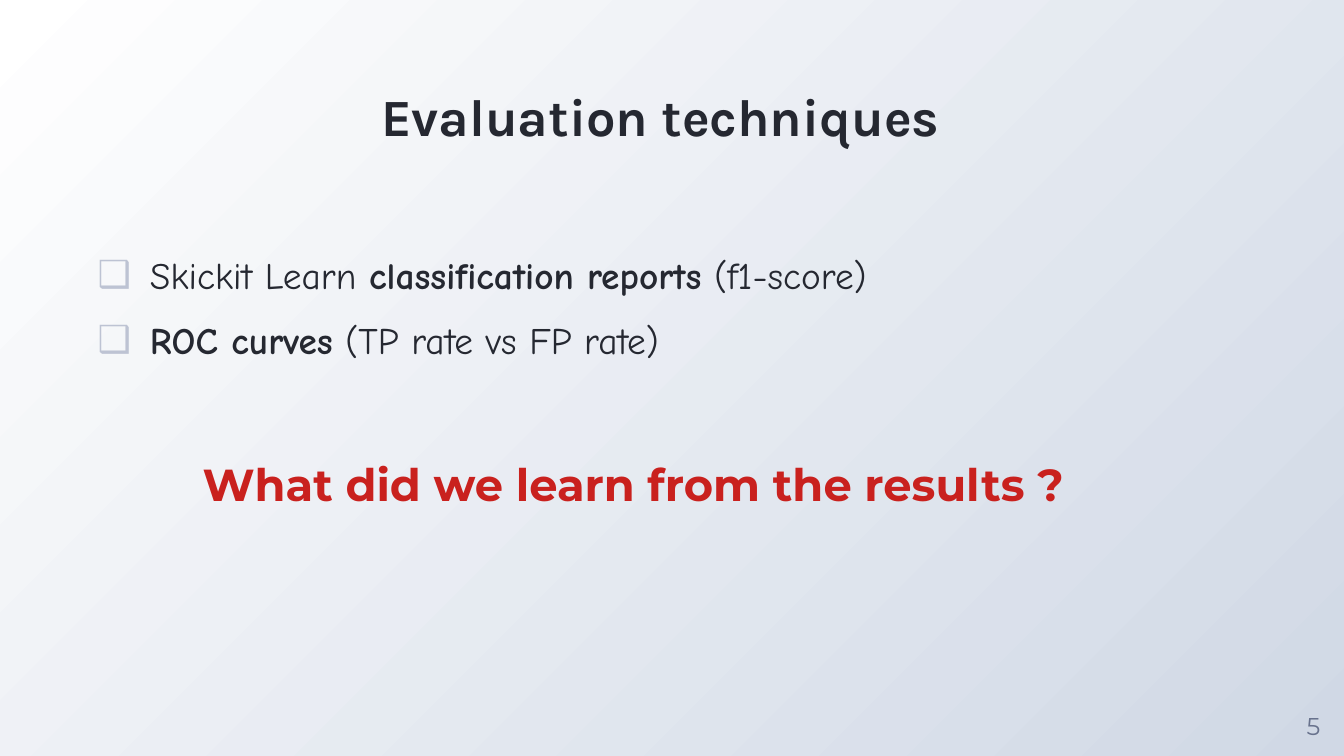
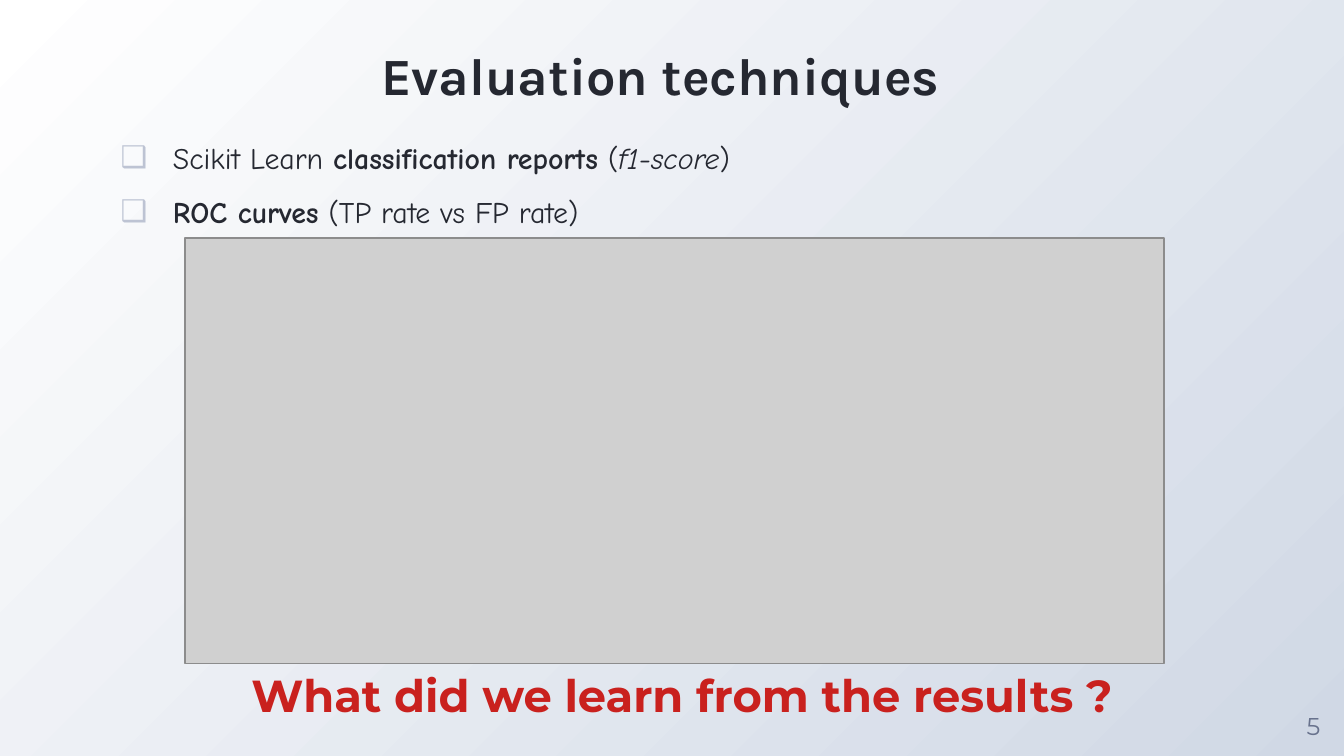
Before and after one commit to whalit/SFML-Project, a slide deck: slide 5 of PPT presentation.pptx. Drawn at 1344x756 pixels with LibreOffice and Linux fonts; fonts in the diff are those of the drawing; grey boxes stand for pictures; background and template pictures are left out. Boxes give left, top, right and bottom in pixels: in the first picture for what was removed or moved away, otherwise in the second. Text is boxed around its words. In the diff, an @@ line names an element or a change of style, - is before the commit and + after.

```diff
--- a/PPT presentation.pptx
+++ b/PPT presentation.pptx
@@ text "Evaluation techniques": place and size @@
-text "Evaluation techniques" at bbox=[381, 99, 940, 149]
+text "Evaluation techniques" at bbox=[381, 58, 940, 107]
@@ text "Scikit Learn classification reports (f1-score)": place and size @@
-text "Scikit Learn classification reports (f1-score)" at bbox=[150, 260, 866, 358]
+text "Scikit Learn classification reports (f1-score)" at bbox=[173, 145, 730, 227]
@@ text at bbox=[173, 145, 730, 175]: text changed; size 20 to 16 pt @@
-❑ Skickit Learn classification reports (f1-score)
+❑ Scikit Learn classification reports (f1-score)
@@ text at bbox=[173, 199, 579, 227]: size 20 to 16 pt in "ROC curves (TP rate vs FP rate)" @@
@@ picture added at bbox=[185, 238, 1164, 663] @@
@@ text "What did we learn from ...": place and size @@
-text "What did we learn from ..." at bbox=[203, 465, 1024, 502]
+text "What did we learn from ..." at bbox=[251, 676, 1073, 713]
```
Also in this commit, not shown: 5 other slides changed.
